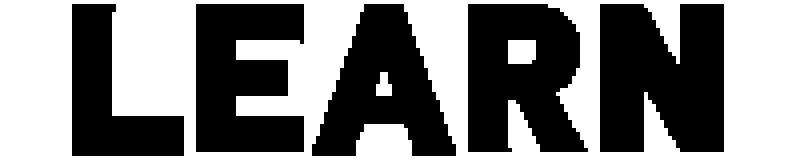
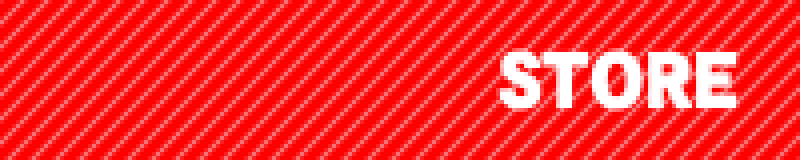
Before/after of a w=800, h=160 layered artwork. What changed in the layer stack:
hid "LEARN" over [72, 4, 724, 156]
added layer "STORE copy" above "STORE" over [496, 48, 740, 112]
showed "stripes buttons" over [0, 0, 800, 160]
showed "Layer 5" over [0, 0, 768, 160]
showed "Shape 4" over [768, 0, 800, 160]
